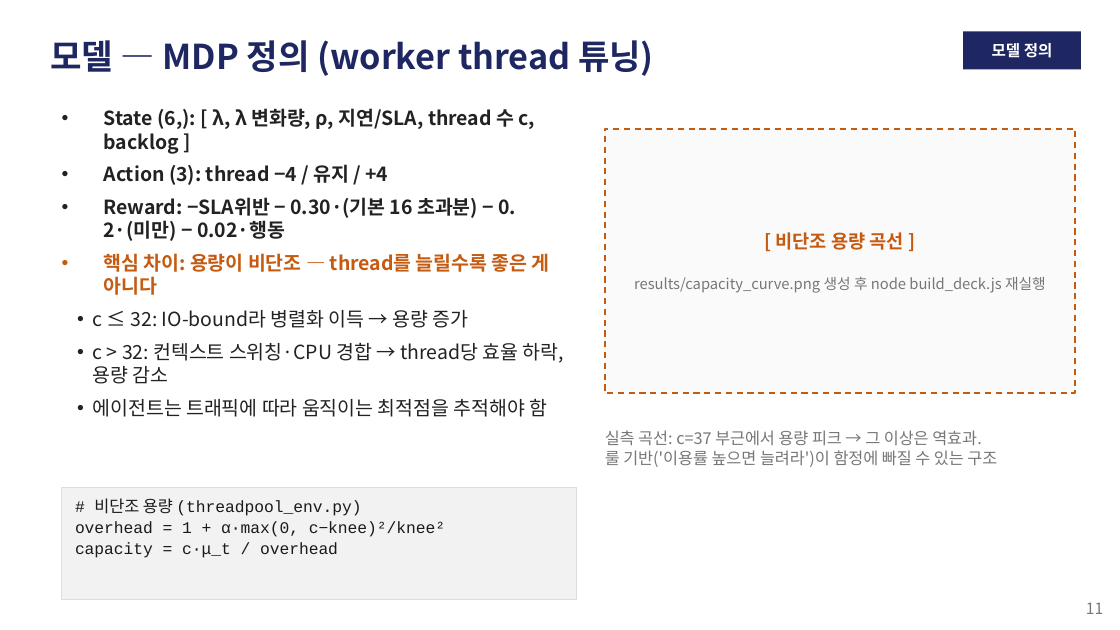
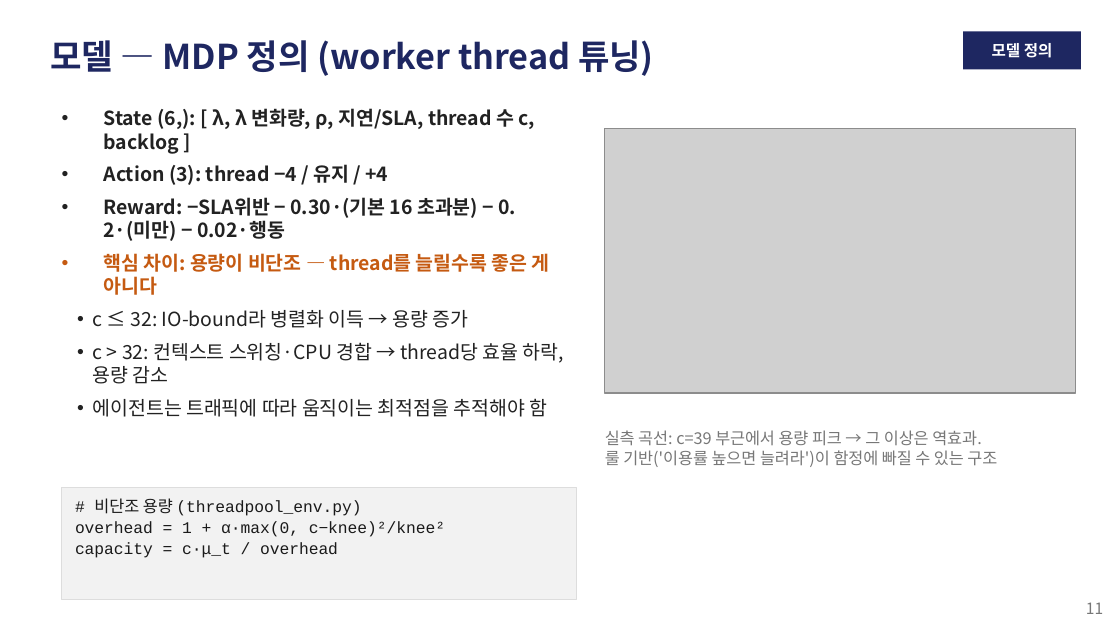
Before and after one commit to zzangdol1029/reinforce, a slide deck: slide 11 of autoscaling-rl/autoscaling_rl_발표.pptx. Drawn at 1120x630 pixels with LibreOffice and Linux fonts; fonts in the diff are those of the drawing; grey boxes stand for pictures. Boxes give left, top, right and bottom in pixels: in the first picture for what was removed or moved away, otherwise in the second. Text is boxed around its words. In the diff, an @@ line names an element or a change of style, - is before the commit and + after.

Commit message:
Refactor training loop in DQN agent to implement batch learning frequency; update presentation materials and results analysis
- Adjusted DQN training to perform learning every 4 steps for improved efficiency.
- Updated presentation slides with refined content and new results from the ev-threadpool environment.
- Added new result files for DQN and PPO algorithms, including learning curves and behavior comparisons.
- Revised summary CSV files to reflect updated performance metrics for different policies.
- Enhanced clarity in presentation text and structure for better audience understanding.

```diff
--- a/autoscaling-rl/autoscaling_rl_발표.pptx
+++ b/autoscaling-rl/autoscaling_rl_발표.pptx
@@ rectangle removed at (605,129,1075,393) @@
@@ picture added at (605,129,1075,393) @@
@@ text removed at (776,232,904,250) @@
-[ 비단조 용량 곡선 ]
@@ text removed at (634,277,1046,293) @@
-results/capacity_curve.png 생성 후 node build_deck.js 재실행
@@ text at (605,430,982,445): text changed @@
-실측 곡선: c=37 부근에서 용량 피크 → 그 이상은 역효과.
+실측 곡선: c=39 부근에서 용량 피크 → 그 이상은 역효과.
```
Also in this commit, not shown: 19 other slides changed, 1 slide added, 4 slides removed, 37 other files.
